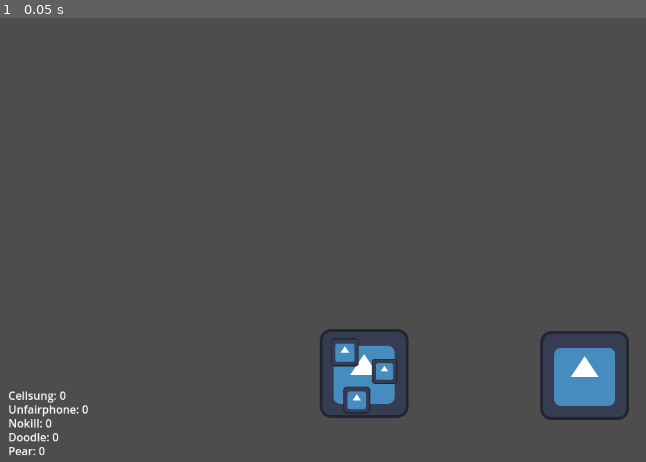
Above: before the commit, frame 1.
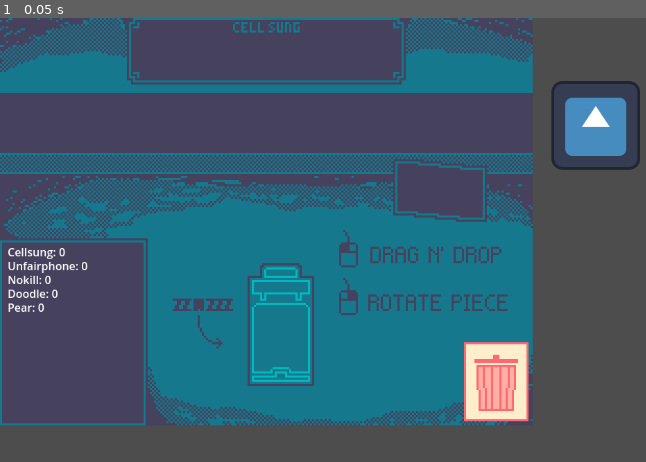
Above: after the commit, the same moment.

Repository: ValetNoir/trijam-354
Game: Godot game, scene res://CellSung.tscn
The game is run twice, just before and just after one commit, with the same random seed, the same clock (stepped at 60 frames per second) and the same inputs. The engine's default icon, where the game draws it, is replaced by a stand-in: a white triangle on a blue panel in a dark square.
Inputs:
- Up to frame 1 (0.05 s): no input

The runs differ from the first frame. In frame 1, 45% of the frame differs, in the area x 0-100%, y 0-99%.

Commit message:
added some assets, no time to implement them, destroyed main scene

Diff:
--- a/CellSung.tscn
+++ b/CellSung.tscn
@@ -1,46 +1,72 @@
-[gd_scene load_steps=8 format=3 uid="uid://lcjrwqjfoo8q"]
+[gd_scene load_steps=12 format=3 uid="uid://lcjrwqjfoo8q"]
 
-[ext_resource type="PackedScene" uid="uid://uulq217or0l8" path="res://Prefabs/cell.tscn" id="1_v1tse"]
 [ext_resource type="Script" uid="uid://dnvx3ciwndqf7" path="res://Scripts/Belt.gd" id="2_4cuy2"]
+[ext_resource type="Texture2D" uid="uid://chtx2awoywe7l" path="res://Assets/background.png" id="2_qswlu"]
 [ext_resource type="Script" uid="uid://kwq3sqq5naml" path="res://Scripts/Component.gd" id="2_v1tse"]
 [ext_resource type="PackedScene" uid="uid://dv5avlt1da82c" path="res://Prefabs/game_manager.tscn" id="2_yvnag"]
 [ext_resource type="PackedScene" uid="uid://bwklbt3cmiujf" path="res://Prefabs/slot.tscn" id="3_fg564"]
 [ext_resource type="PackedScene" uid="uid://dagadpr6wsoxc" path="res://Prefabs/companies.tscn" id="5_p22oh"]
+[ext_resource type="Script" uid="uid://cidasou3tfcgk" path="res://Scripts/Cell.gd" id="6_h1kxc"]
+[ext_resource type="Texture2D" uid="uid://cfehcbwm3osyg" path="res://icon.svg" id="7_vdpq5"]
+[ext_resource type="Script" uid="uid://dbp5obtkqtsrg" path="res://Scripts/Slot.gd" id="9_vdpq5"]
 
 [sub_resource type="RectangleShape2D" id="RectangleShape2D_qswlu"]
 size = Vector2(1486, 144)
 
+[sub_resource type="RectangleShape2D" id="RectangleShape2D_cqa7s"]
+size = Vector2(93.000015, 113.99999)
+
 [node name="Node2D" type="Node2D"]
 script = ExtResource("2_v1tse")
 
+[node name="Sprite2D" type="Sprite2D" parent="."]
+texture_filter = 1
+scale = Vector2(3, 3)
+texture = ExtResource("2_qswlu")
+centered = false
+
 [node name="Belt" type="Node2D" parent="." node_paths=PackedStringArray("Conveyor")]
-position = Vector2(-100, 200)
+position = Vector2(-66, 152)
 script = ExtResource("2_4cuy2")
 Conveyor = NodePath("Area2D")
 
 [node name="Area2D" type="Area2D" parent="Belt"]
+position = Vector2(-21, 5)
 
 [node name="CollisionShape2D" type="CollisionShape2D" parent="Belt/Area2D"]
 position = Vector2(674, 1)
 shape = SubResource("RectangleShape2D_qswlu")
 
-[node name="BeltVoid" parent="." instance=ExtResource("3_fg564")]
-position = Vector2(1295, 203)
+[node name="BeltVoid" parent="Belt" instance=ExtResource("3_fg564")]
+position = Vector2(925, 3)
 isTrash = true
 
 [node name="GameManager" parent="." node_paths=PackedStringArray("cell", "player_company") instance=ExtResource("2_yvnag")]
 cell = NodePath("../Cell")
 player_company = NodePath("../Companies/Cellsung")
 
-[node name="Cell" parent="." instance=ExtResource("1_v1tse")]
+[node name="Cell" type="Node2D" parent="." node_paths=PackedStringArray("slots")]
 position = Vector2(525, 513)
+script = ExtResource("6_h1kxc")
+slots = [NodePath(""), NodePath(""), NodePath("")]
 
-[node name="Trash" parent="." instance=ExtResource("3_fg564")]
-position = Vector2(843, 516)
+[node name="Sprite2D" type="Sprite2D" parent="Cell"]
+visible = false
+texture = ExtResource("7_vdpq5")
+
+[node name="Trash" type="Node2D" parent="."]
+position = Vector2(701, 521)
+script = ExtResource("9_vdpq5")
 isTrash = true
 
+[node name="Area2D" type="Area2D" parent="Trash"]
+
+[node name="CollisionShape2D" type="CollisionShape2D" parent="Trash/Area2D"]
+position = Vector2(14.5, 4)
+shape = SubResource("RectangleShape2D_cqa7s")
+
 [node name="Companies" parent="." instance=ExtResource("5_p22oh")]
-position = Vector2(12, 533)
+position = Vector2(11, 326)
 
 [connection signal="completed" from="Cell" to="GameManager" method="_on_cell_completed"]
 
Binary file added: Assets/background.png
Not shown, added: Assets/background.png.import
Binary file added: Assets/conveyor_belt.png
Not shown, added: Assets/conveyor_belt.png.import
Binary file added: Assets/phone_trijam.png
Not shown, added: Assets/phone_trijam.png.import
Binary file added: Assets/pieces/bottom.png
Not shown, added: Assets/pieces/bottom.png.import
Binary file added: Assets/pieces/cap.png
Not shown, added: Assets/pieces/cap.png.import
Binary file added: Assets/pieces/core.png
Not shown, added: Assets/pieces/core.png.import
(and 12 more such lines)
